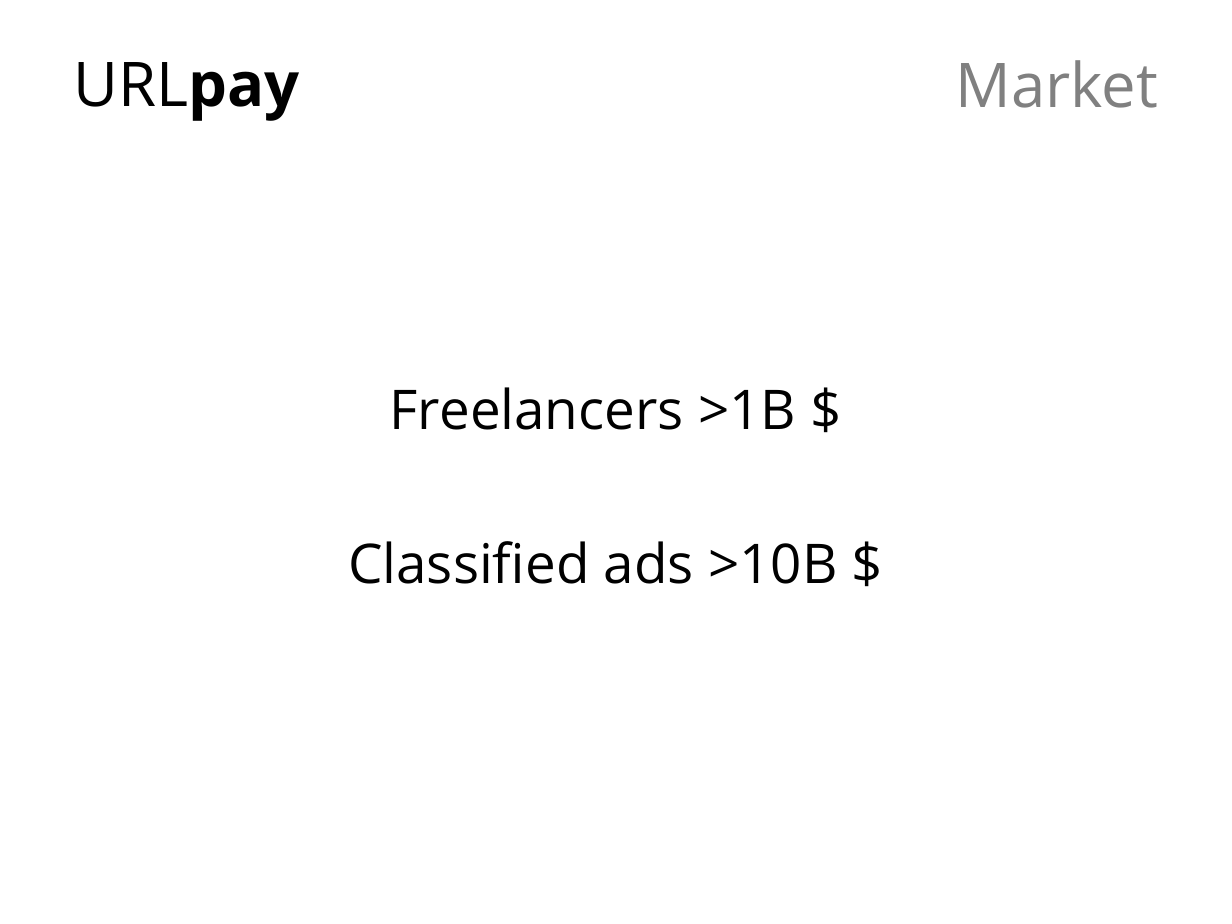
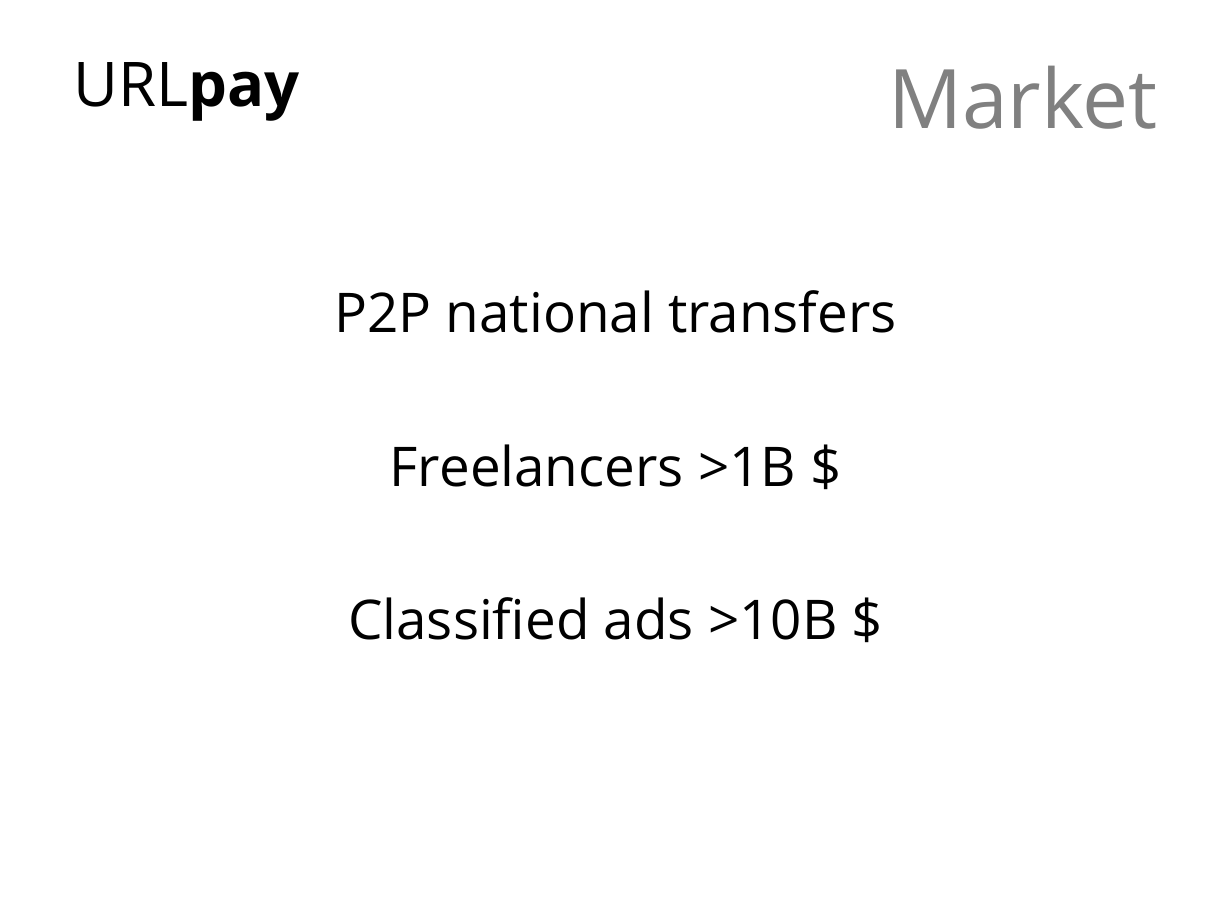
Before and after one commit to stenver/urlpay, a slide deck: slide 9 of pitch/presentation/esitlus.pptx (slide 8 before the commit). Drawn at 1232x924 pixels with LibreOffice and Linux fonts; fonts in the diff are those of the drawing. Boxes give left, top, right and bottom in pixels: in the first picture for what was removed or moved away, otherwise in the second. Text is boxed around its words. In the diff, an @@ line names an element or a change of style, - is before the commit and + after.

```diff
--- a/pitch/presentation/esitlus.pptx
+++ b/pitch/presentation/esitlus.pptx
@@ title "Market": place and size @@
-title "Market" at (956,60,1158,108)
+title "Market" at (888,65,1158,129)
@@ title "Market" at (888,65,1158,129): size 36 to 48 pt @@
@@ text "P2P national transfers": place and size @@
-text "P2P national transfers" at (348,387,837,584)
+text "P2P national transfers" at (334,290,896,640)
@@ text at (334,290,896,333): paragraph added @@
+P2P national transfers
```
Also in this commit, not shown: 4 other slides changed, 6 slides added, 5 slides removed.
